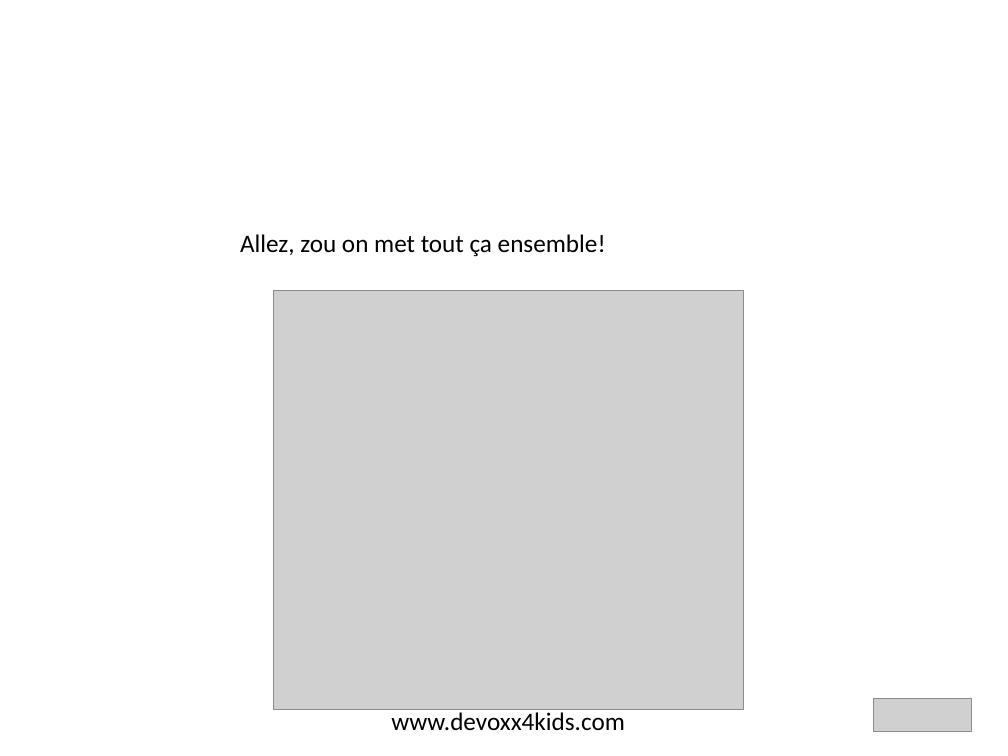
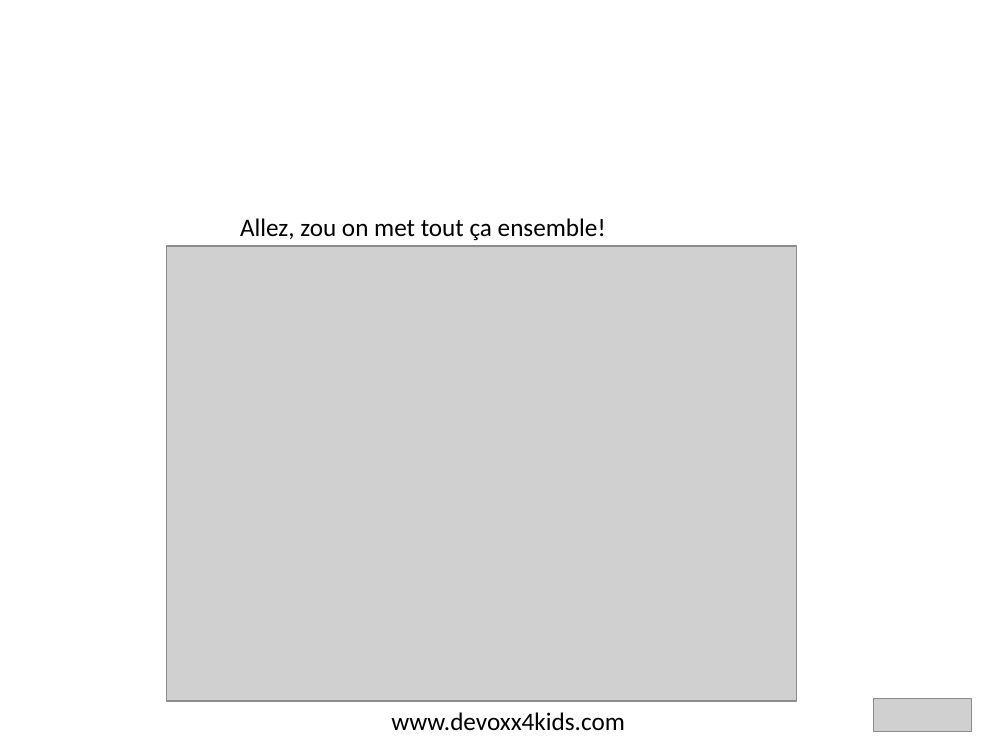
Before and after one commit to jblievremont/ArduinoDevoxx4KidsCH, a slide deck: slide 13 of Presentation/D4K-Arduino-2013-FR.odp. Drawn at 1008x756 pixels with LibreOffice and Linux fonts; fonts in the diff are those of the drawing; grey boxes stand for pictures; background and template pictures are left out. Boxes give left, top, right and bottom in pixels: in the first picture for what was removed or moved away, otherwise in the second. Text is boxed around its words. In the diff, an @@ line names an element or a change of style, - is before the commit and + after.

```diff
--- a/Presentation/D4K-Arduino-2013-FR.odp
+++ b/Presentation/D4K-Arduino-2013-FR.odp
@@ title at <box>240,218,606,241</box>: text changed @@
-Allez, zou on met tout ça ensemble!
-+ −
+Allez, zou on met tout ça ensemble!
@@ picture: place and size @@
-picture at <box>274,290,744,710</box>
+picture at <box>166,246,796,701</box>
```
Also in this commit, not shown: 3 other slides changed, 1 slide added, 1 slide removed, 7 other files.
